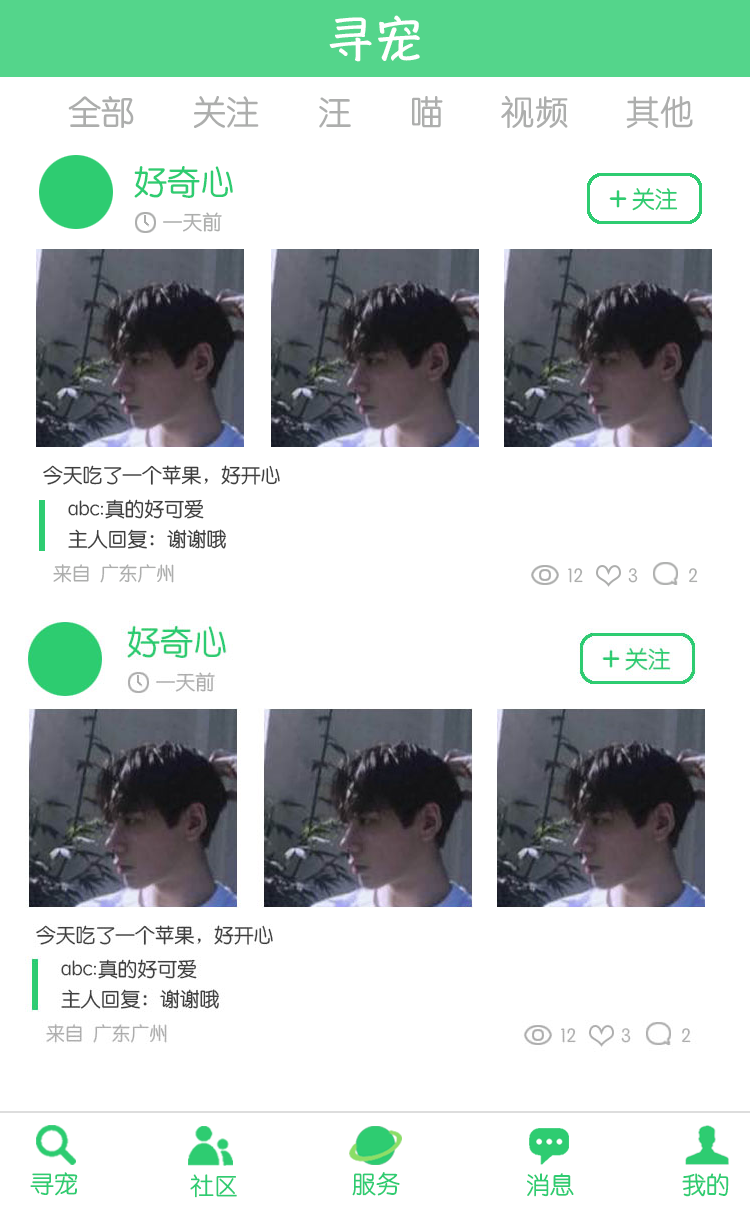
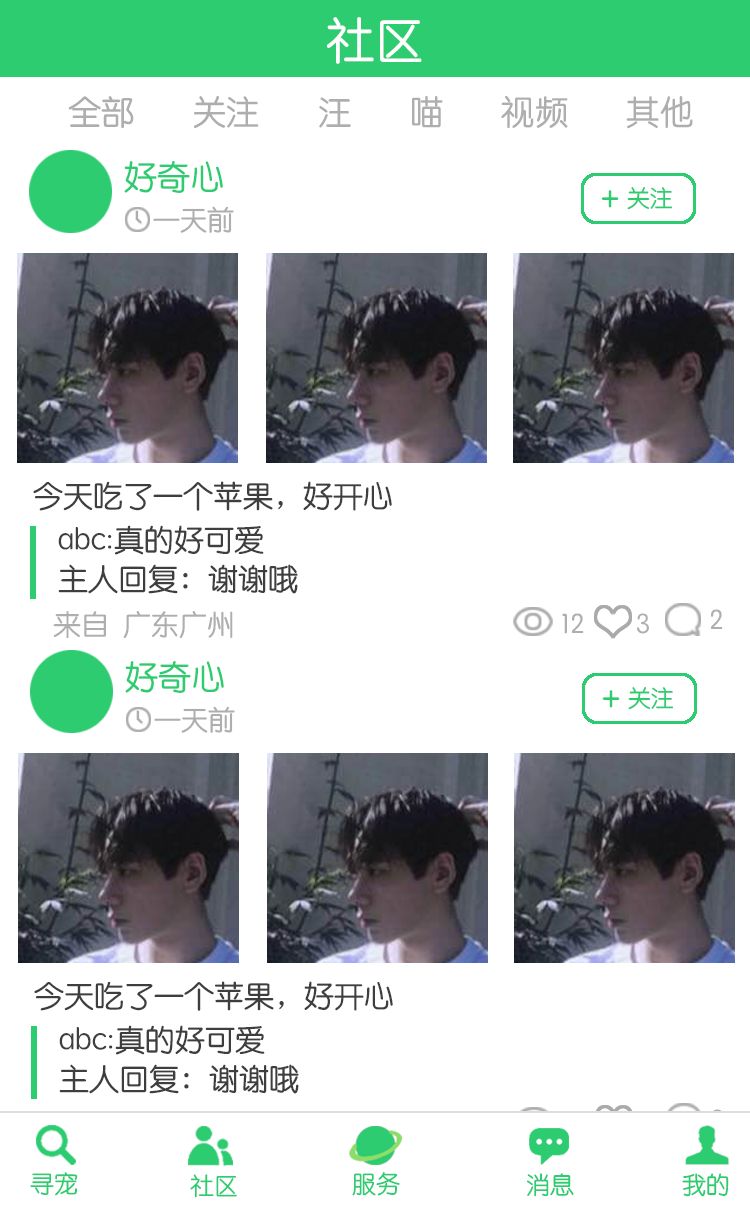
The second 750×1206 image is a revision of the first. Changes to its layers:
painted on "寻宠" (1st of 2, in "头部") over bbox(327, 15, 422, 64)
"头部" (2nd of 2, in "头部"): opacity 82% → 100% over bbox(0, 0, 750, 77)
added group "关注 拷贝" with 3 layers above "小标 拷贝" over bbox(582, 673, 697, 724)
added layer "图层 1" (1st of 2, in "关注 拷贝") in group "关注 拷贝" over bbox(582, 673, 697, 724)
added group "照片组1 拷贝" with 3 layers above "模块1 拷贝" over bbox(18, 753, 735, 963)
added layer "图层 5 拷贝 2" (1st of 2, in "照片组1 拷贝") in group "照片组1 拷贝" over bbox(514, 753, 735, 963)
added layer "图层 5 拷贝" (1st of 2, in "照片组1 拷贝") in group "照片组1 拷贝" over bbox(267, 753, 488, 963)
added layer "照片11" (1st of 2, in "照片组1 拷贝") in group "照片组1 拷贝" over bbox(18, 753, 239, 963)
added group "模块1 拷贝" with 8 layers above "关注" over bbox(30, 650, 393, 1099)
added layer "今天吃了一个苹果，好开心" (1st of 2, in "模块1 拷贝") in group "模块1 拷贝" over bbox(34, 981, 393, 1011)
added layer "abc:真的好可爱 主人回复：谢谢哦" (1st of 2, in "模块1 拷贝") in group "模块1 拷贝" over bbox(59, 1025, 299, 1094)
added layer "头像" (1st of 2, in "模块1 拷贝") in group "模块1 拷贝" over bbox(30, 650, 113, 733)
added layer "图层 1" (2nd of 2, in "关注") in group "关注" over bbox(581, 173, 696, 224)
painted on "图层 5 拷贝 2" (2nd of 2, in "照片组1") over bbox(504, 249, 734, 463)
painted on "图层 5 拷贝" (2nd of 2, in "照片组1") over bbox(266, 249, 487, 463)
painted on "照片11" (2nd of 2, in "照片组1") over bbox(17, 249, 244, 463)
removed layer "模块2" over bbox(18, 607, 735, 1063)
painted on "来自 广东广州" (2nd of 2, in "模块1") over bbox(53, 564, 233, 638)
painted on "今天吃了一个苹果，好开心" (2nd of 2, in "模块1") over bbox(33, 465, 392, 511)
painted on "abc:真的好可爱 主人回复：谢谢哦" (2nd of 2, in "模块1") over bbox(58, 499, 298, 594)
painted on "头像" (2nd of 2, in "模块1") over bbox(29, 150, 113, 233)
renamed "社区头像" to "时间", painted on it over bbox(125, 173, 702, 233)
painted on "好奇心" (2nd of 2, in "模块1") over bbox(124, 161, 233, 198)
…and 22 more changes (12 added, 2 moved_by, 7 painted, 1 removed)
